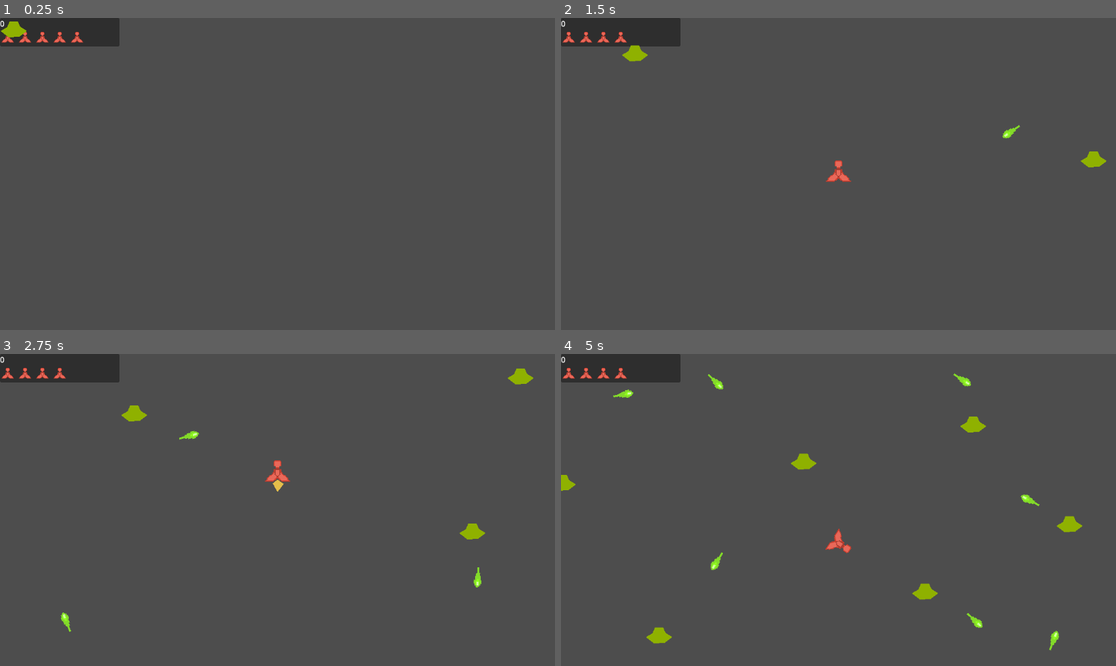
Above: before the commit, frames 1-4 (two rows, left to right).
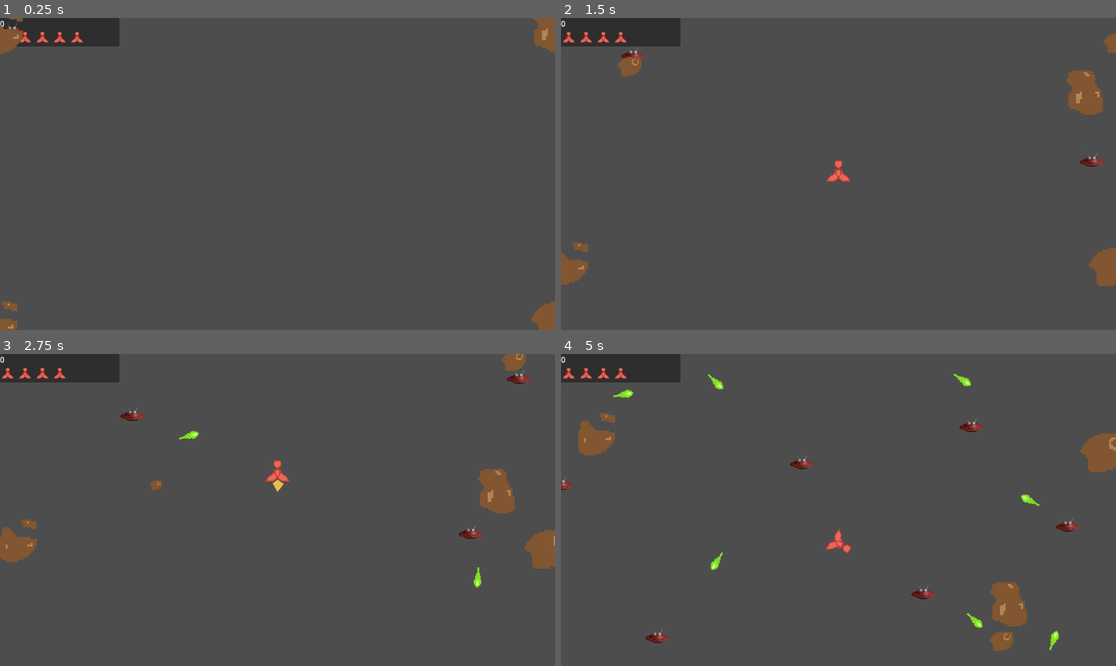
Above: after the commit, the same moments.

Repository: unblinky/space-rocks-plus
Game: Godot game, scene res://Main/Main.tscn
Same seed, same stepped clock (60 frames per second), same inputs: the game is played once before the commit and once after it.
Inputs (mouse positions are in pixels of both pictures, inside the frame that each line leads up to):
- Up to frame 1 (0.25 s): no input
- Up to frame 2 (1.5 s): move the mouse to (960, 158) at 0.52 s; click (960, 158) at 0.6 s; move the mouse to (727, 189) at 1.27 s; tap Space (launch_ship) at 1.35 s
- Up to frame 3 (2.75 s): move the mouse to (333, 441) at 2.02 s; hold Right mouse button (thrust) from 2.03 s (still down)
- Up to frame 4 (5 s): move the mouse to (810, 572) at 2.77 s; release Right mouse button (thrust) at 2.78 s; tap A (turn_ccw) at 2.85 s; move the mouse to (1005, 556) at 3.52 s; hold D (turn_cw) 3.53-4.28 s; move the mouse to (672, 463) at 4.27 s; click (672, 463) at 4.35 s

The runs differ from the first frame. In frame 1, 1.1% of the frame differs, in the area x 0-100%, y 0-100%; in frame 2, 2.2%; in frame 3, 2.6%; in frame 4, 3.0%, in the area x 0-100%, y 18-96%.

Commit message:
3D rendered UFO asset.

Diff:
--- a/Code/Main/Main.gd
+++ b/Code/Main/Main.gd
@@ -12,7 +12,7 @@
 func _ready() -> void:
 	ufo_timer.timeout.connect(spawn_ufo)
 	spawn_ufo()
-	#spawn_rocks(spawn_count)
+	spawn_rocks(spawn_count)
 
 func spawn_ufo():
 	var ufo = UFO.instantiate()
--- a/Code/Rock/Rock.gd
+++ b/Code/Rock/Rock.gd
@@ -36,7 +36,8 @@
 func on_area_entered(other_area: Area2D):
 	print(other_area)
 	if other_area is Bullet:
-		other_area.player.update_score(1)
+		if other_area.player != null:
+			other_area.player.update_score(1)
 		other_area.destroy()
 		self.call_deferred("split")
 
--- a/Code/UFO/UFO.tscn
+++ b/Code/UFO/UFO.tscn
@@ -1,6 +1,7 @@
 [gd_scene format=3 uid="uid://biehskg2qpme5"]
 
 [ext_resource type="Script" uid="uid://cilukiebm07cc" path="res://UFO/UFO.gd" id="1_7cik0"]
+[ext_resource type="Texture2D" uid="uid://cslp0gs1slvtj" path="res://UFO/assets/ufo.png" id="2_dw4pw"]
 
 [sub_resource type="RectangleShape2D" id="RectangleShape2D_7cik0"]
 size = Vector2(36, 28)
@@ -8,7 +9,12 @@
 [node name="UFO" type="Area2D" unique_id=2117648397]
 script = ExtResource("1_7cik0")
 
+[node name="Sprite2D" type="Sprite2D" parent="." unique_id=261887991]
+scale = Vector2(0.087890625, 0.087890625)
+texture = ExtResource("2_dw4pw")
+
 [node name="Polygon2D" type="Polygon2D" parent="." unique_id=2091674901]
+visible = false
 color = Color(0.5622843, 0.69647413, 1.1551381e-06, 1)
 polygon = PackedVector2Array(-5, -21, 12, -21, 17, -10, 31, -1, 15, 11, -7, 12, -24, -1, -10, -9)
 
Binary file added: Code/UFO/assets/ufo.glb
Not shown, added: Code/UFO/assets/ufo.glb.import
Binary file added: Code/UFO/assets/ufo.png
Not shown, added: Code/UFO/assets/ufo.png.import
Not shown, added: Art/ufo.blend
